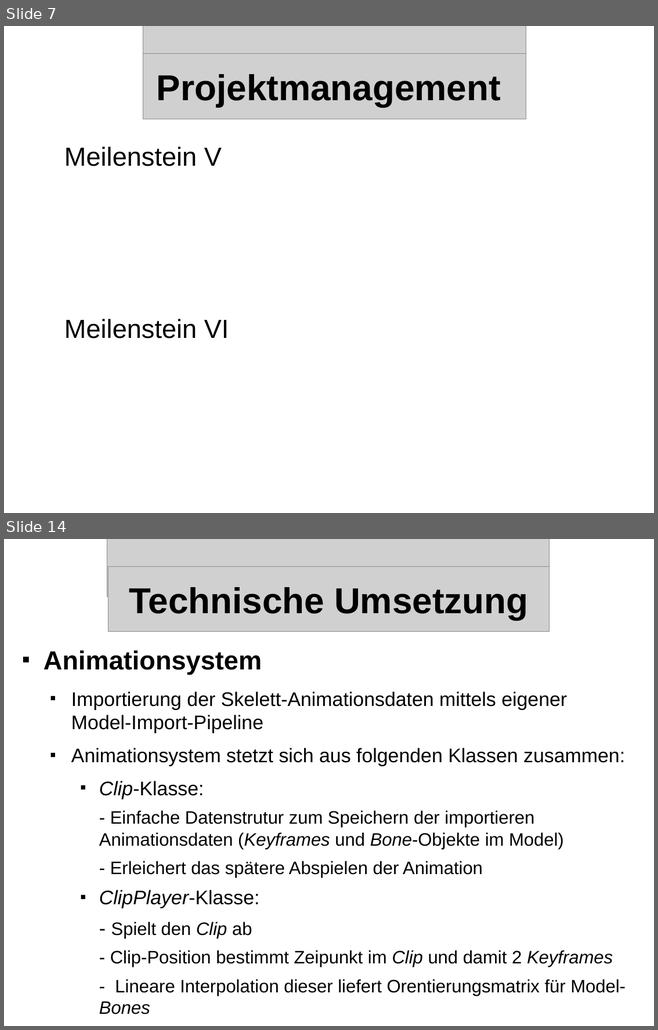
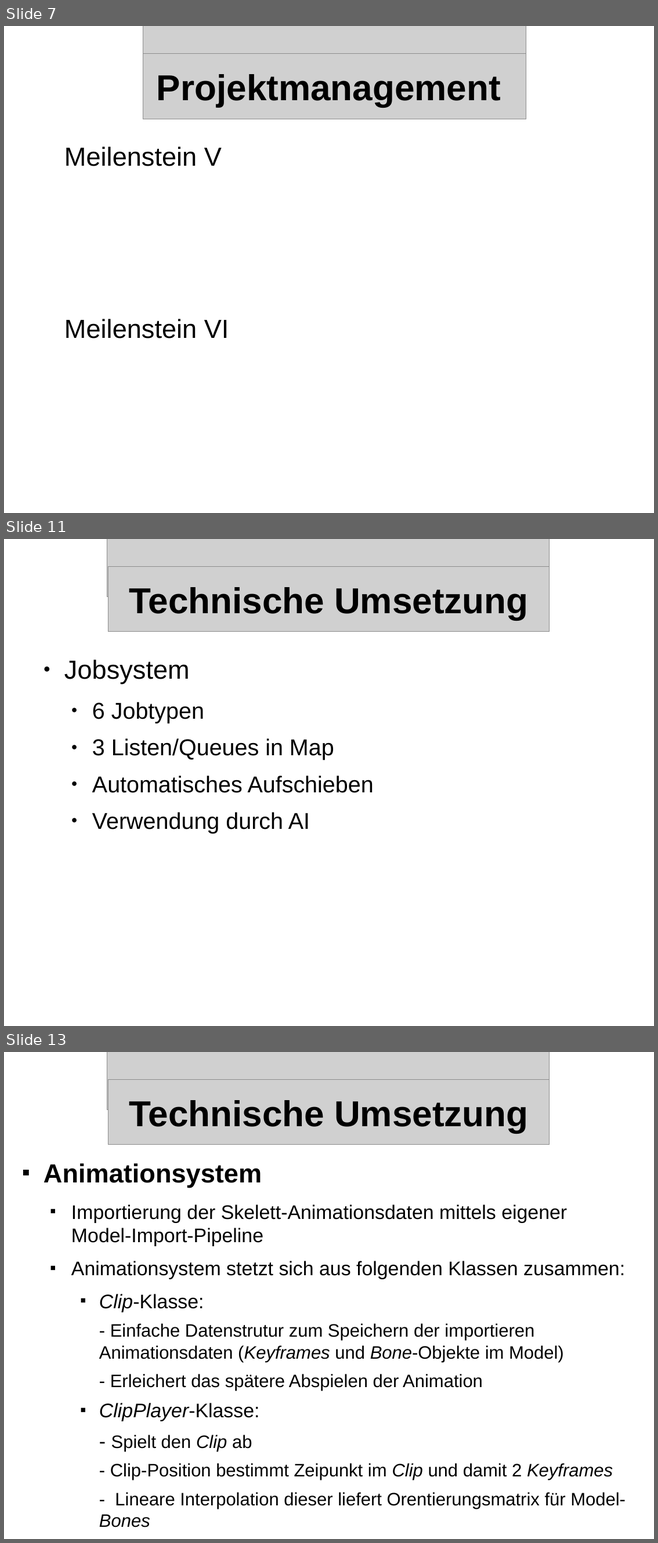
Before and after one commit to streber91/3D-Game-Project, a slide deck: Documents/Präsentationen/Underlord Abschlusspräsentation.odp. Shown one above the other, each under a label of ours: slides 7 and 14 before the commit, slides 7, 11 and 13 after it; the slides between them are not shown. The pictures are 658x1030 and 658x1543 pixels, drawn with LibreOffice and Linux fonts; fonts in the diff are those of the drawing; grey boxes stand for pictures; background and template pictures are left out. Boxes give left, top, right and bottom in pixels: in the first picture for what was removed or moved away, otherwise in the second. Text is boxed around its words. In the diff, an @@ line names an element or a change of style, - is before the commit and + after.

```diff
--- a/Documents/Präsentationen/Underlord Abschlusspräsentation.odp
+++ b/Documents/Präsentationen/Underlord Abschlusspräsentation.odp
@@ slide 11 added at (4,539,654,1026), background picture (left out) @@
@@ picture added at (107,539,549,597) @@
@@ picture added at (108,567,549,632) @@
@@ title added at (129,587,528,620), 44 pt, text #000000, bold @@
+Technische Umsetzung
@@ text added at (64,660,373,834), 28 pt, text #000000 @@
+● Jobsystem
+  ● 6 Jobtypen
+  ● 3 Listen/Queues in Map
+  ● Automatisches Aufschieben
+  ● Verwendung durch AI
@@ what was slide 14 is now slide 13 @@
```
Also in this commit, not shown: 4 other slides added, 6 slides removed, 1 other file.
